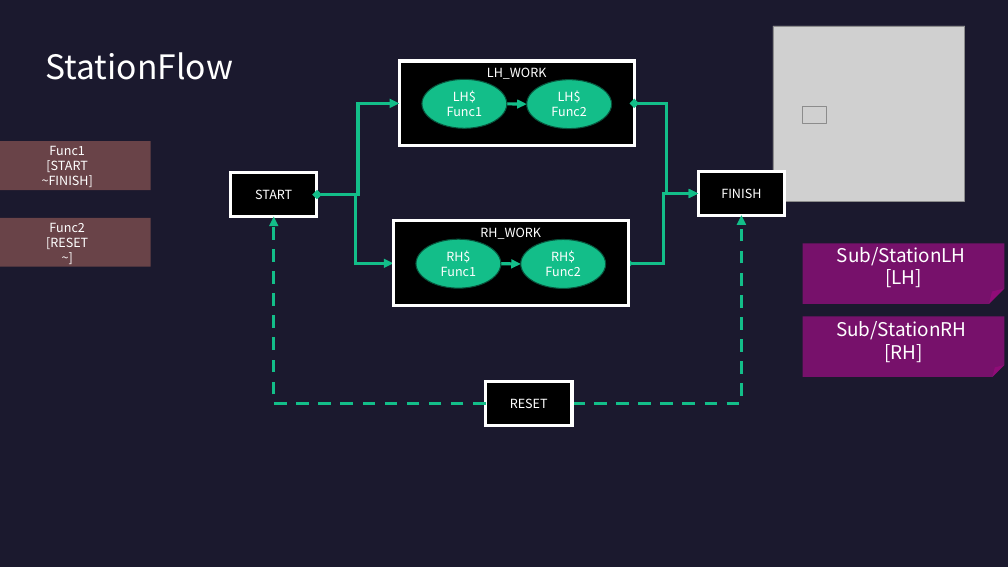
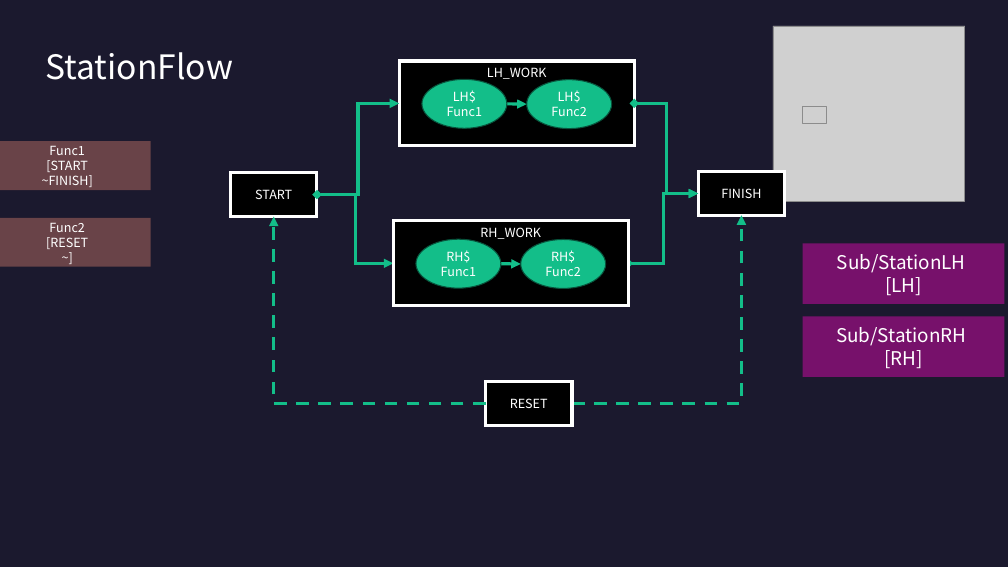
Before and after one commit to DualsoftDev/ds, a slide deck: slide 2 of DsDotNet/src/UnitTest/UnitTest.Model/ImportOfficeExample/Sample/Sub/Sub/Station.pptx. Drawn at 1008x567 pixels with LibreOffice and Linux fonts; fonts in the diff are those of the drawing; grey boxes stand for pictures. Boxes give left, top, right and bottom in pixels: in the first picture for what was removed or moved away, otherwise in the second. Text is boxed around its words. In the diff, an @@ line names an element or a change of style, - is before the commit and + after.

```diff
--- a/DsDotNet/src/UnitTest/UnitTest.Model/ImportOfficeExample/Sample/Sub/Sub/Station.pptx
+++ b/DsDotNet/src/UnitTest/UnitTest.Model/ImportOfficeExample/Sample/Sub/Sub/Station.pptx
@@ folded corner "Sub/StationLH" at (x1=803, y1=243, x2=1005, y2=304): proportions changed @@
@@ folded corner "Sub/StationRH" at (x1=803, y1=317, x2=1005, y2=377): proportions changed @@
```
Also in this commit, not shown: 19 other files.
